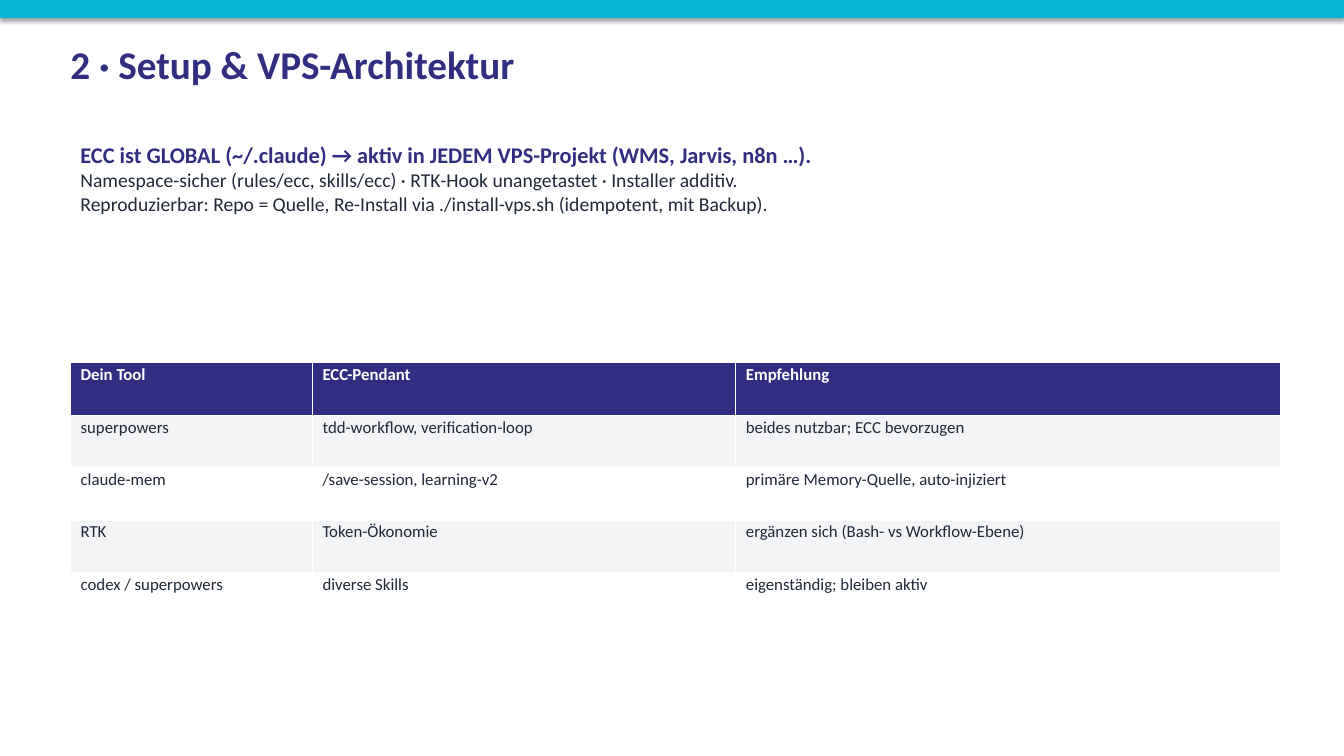
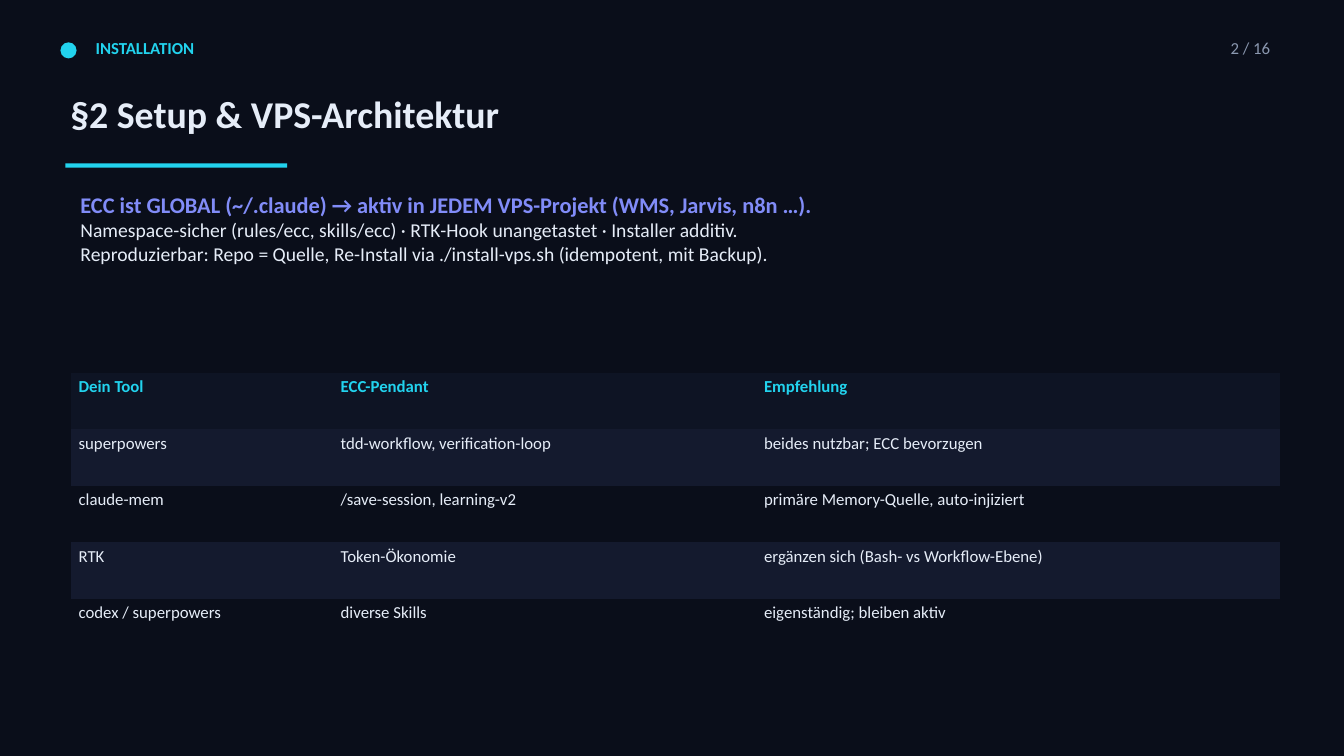
Before and after one commit to Paulee8155/Claude-Code-BestPractice, a slide deck: slide 3 of docs/ECC-Harness-Guide.de.pptx. Drawn at 1344x756 pixels with LibreOffice and Linux fonts; fonts in the diff are those of the drawing. Boxes give left, top, right and bottom in pixels: in the first picture for what was removed or moved away, otherwise in the second. Text is boxed around its words. In the diff, an @@ line names an element or a change of style, - is before the commit and + after.

```diff
--- a/docs/ECC-Harness-Guide.de.pptx
+++ b/docs/ECC-Harness-Guide.de.pptx
@@ background #FFFFFF to #0A0E1A @@
@@ rectangle removed at <box>0,0,1344,18</box> @@
@@ ellipse added at <box>60,42,77,58</box>, fill #22D3EE @@
@@ text added at <box>96,43,195,54</box>, 12 pt, text #22D3EE, bold @@
+INSTALLATION
@@ text added at <box>1231,42,1270,54</box>, 12 pt, text #8B98B0 @@
+2 / 16
@@ text at <box>70,101,499,134</box>: text changed; size 28 to 27 pt; text colour #312E81 to #E6EDF8 @@
-2 · Setup & VPS-Architektur
+§2 Setup & VPS-Architektur
@@ rectangle added at <box>66,163,287,167</box>, fill #22D3EE @@
@@ text "ECC ist GLOBAL (~/.claude) → ...": place and size @@
-text "ECC ist GLOBAL (~/.claude) → ..." at <box>80,146,777,214</box>
+text "ECC ist GLOBAL (~/.claude) → ..." at <box>80,196,777,264</box>
@@ text "ECC ist GLOBAL (~/.claude) → ..." at <box>80,196,777,264</box>: text colour #312E81 to #818CF8 in "ECC ist GLOBAL (~/.claude) → aktiv in ..."; text colour #1F2937 to #E6EDF8 in "Namespace-sicher (rules/ecc, skills/ecc) · RTK-Hook unangeta ...", "Reproduzierbar: Repo = Quelle, Re-Install via ./install-vps. ..." @@
@@ table at <box>71,373,1280,655</box> @@
@@ fill #312E81 to #0E1424 in row 1 @@
@@ fill #F3F4F6 to #141A2E in 6 cells @@
@@ fill #FFFFFF to #0A0E1A in 6 cells @@
@@ text colour #FFFFFF to #22D3EE in "Dein Tool", "ECC-Pendant", "Empfehlung" @@
@@ text colour #1F2937 to #E6EDF8 in "superpowers", "tdd-workflow, verification-loop", "beides nutzbar; ECC bevorzugen", "claude-mem" and 8 more places @@
@@ borders changed @@
@@ table: place and size @@
-table at <box>71,363,1280,625</box>
+table at <box>71,373,1280,655</box>
```
Also in this commit, not shown: 12 other slides changed, 4 slides added, 1 slide removed, 5 other files.
